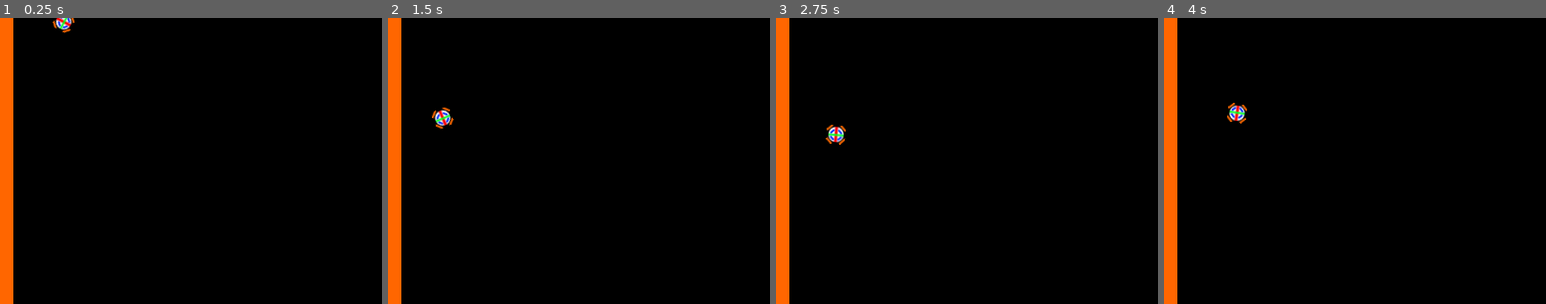
Above: before the commit, frames 1-4 (left to right).
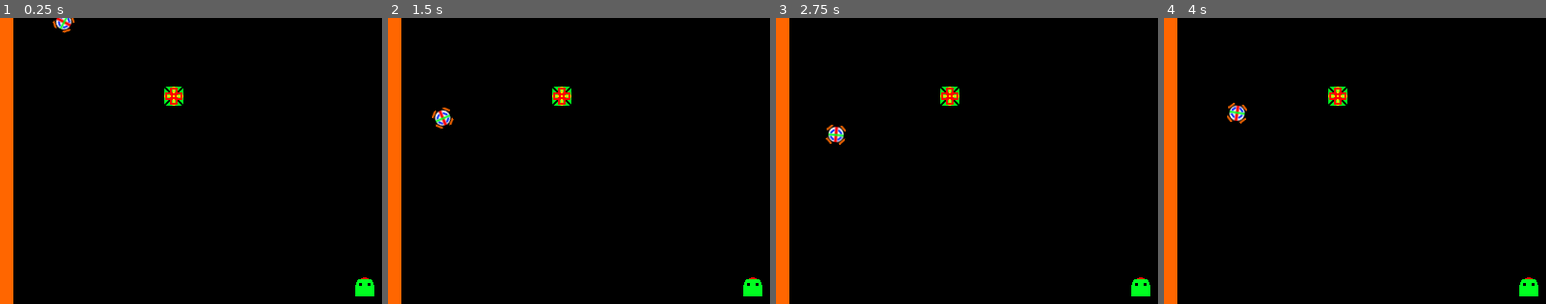
Above: after the commit, the same moments.

Repository: kylemsguy/ShootySnake2
Game: Godot game, scene res://levels/Level1.tscn
Two runs of this game, one before a commit and one after it. Both use one fixed random seed, a clock stepped at 60 frames per second and the inputs below.
Inputs:
- Up to frame 1 (0.25 s): no input
- Up to frame 2 (1.5 s): no input
- Up to frame 3 (2.75 s): no input
- Up to frame 4 (4 s): no input
The pictures show only the part of the screen within x 2-52%, y 20-70%; the shares and areas given below are measured in that part.
In our replay, the window is 800x600 before the commit and 740x500 after it. These sizes can differ from the game's own. Grey fills any space a smaller window leaves; there, only what the larger window draws over its background counts as a difference.

The runs differ from the first frame. In frame 1, 0.6% of the frame differs, in the area x 43-98%, y 24-98%; in frame 2, 0.6%; in frame 3, 0.6%; in frame 4, 0.6%.

Commit message:
Add bullet

Diff:
--- /dev/null
+++ b/entities/snake/bullet.tscn
@@ -0,0 +1,13 @@
+[gd_scene load_steps=3 format=3 uid="uid://oq27dh36duve"]
+
+[ext_resource type="Texture2D" uid="uid://dj44l1g0cg5f7" path="res://entities/snake/bullet.png" id="1_6fovn"]
+
+[sub_resource type="RectangleShape2D" id="RectangleShape2D_w08df"]
+
+[node name="Bullet" type="RigidBody2D"]
+
+[node name="CollisionShape2D" type="CollisionShape2D" parent="."]
+shape = SubResource("RectangleShape2D_w08df")
+
+[node name="Sprite2D" type="Sprite2D" parent="."]
+texture = ExtResource("1_6fovn")
--- a/levels/Level1.gd
+++ b/levels/Level1.gd
@@ -8,6 +8,9 @@
 const width = 705
 const height = 450
 
+var snake = null
+var snake_body_parts = []
+
 
 # Called when the node enters the scene tree for the first time.
 func _ready():
@@ -16,6 +19,22 @@
 	food.position.y = 100
 	add_child(food)
 
+	snake = snake_head.instantiate()
+	snake.position.x = 400
+	snake.position.y = 400
+	add_child(snake)
+
+	var snake_body_part = snake_body.instantiate()
+	snake_body_part.position.x = 200
+	snake_body_part.position.y = 200
+	snake_body_parts.append(snake_body_part)
+	add_child(snake_body_part)
+
+	#var bullet = load("res://entities/snake/bullet.tscn").instantiate()
+	#bullet.position.x = 200
+	#bullet.position.y = 300
+	#add_child(bullet)
+
 
 # Called every frame. 'delta' is the elapsed time since the previous frame.
 func _process(delta):
--- a/project.godot
+++ b/project.godot
@@ -21,8 +21,9 @@
 
 [display]
 
-window/size/viewport_width=800
-window/size/viewport_height=600
+window/size/viewport_width=740
+window/size/viewport_height=500
+window/stretch/mode="viewport"
 
 [layer_names]
 
